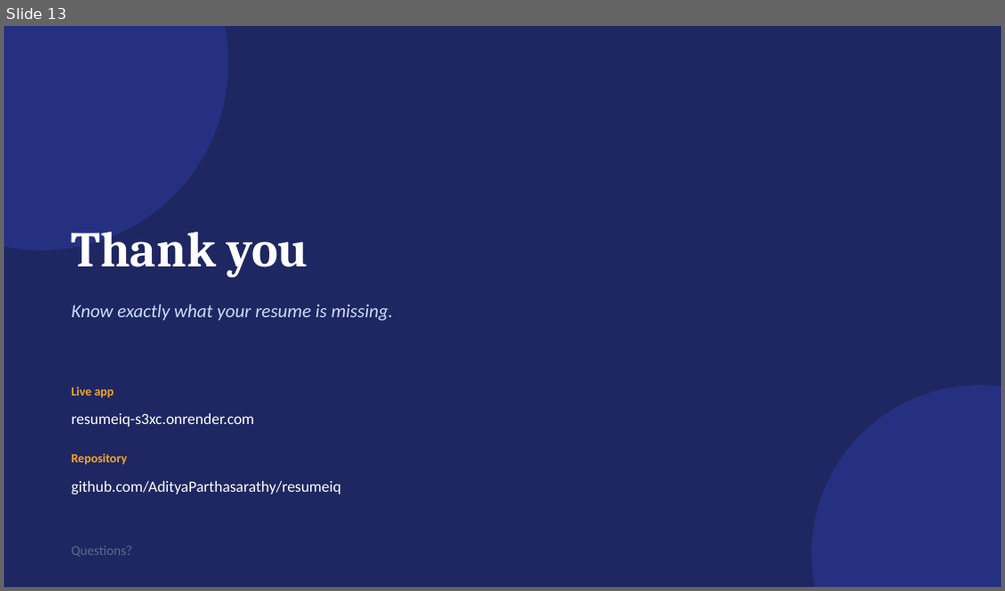
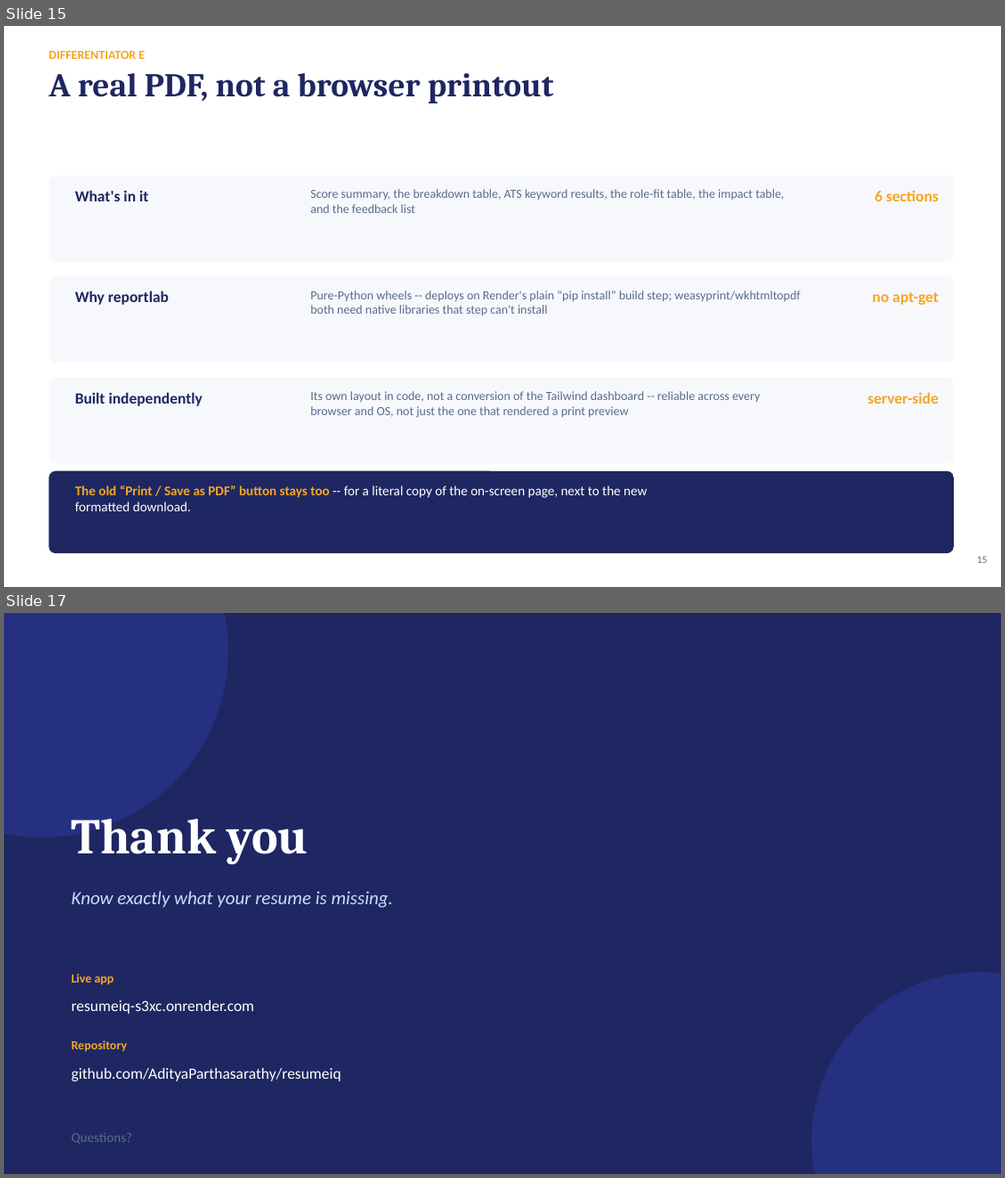
Before and after one commit to AdityaParthasarathy/resumeiq, a slide deck: docs/ResumeIQ_Presentation.pptx. Shown one above the other, each under a label of ours: slide 13 before the commit, slides 15 and 17 after it; the slides between them are not shown. The pictures are 1005x591 and 1005x1178 pixels, drawn with LibreOffice and Linux fonts; fonts in the diff are those of the drawing. Boxes give left, top, right and bottom in pixels: in the first picture for what was removed or moved away, otherwise in the second. Text is boxed around its words. In the diff, an @@ line names an element or a change of style, - is before the commit and + after.

```diff
--- a/docs/ResumeIQ_Presentation.pptx
+++ b/docs/ResumeIQ_Presentation.pptx
@@ slide 15 added at box(4, 26, 1001, 587), background #FFFFFF @@
@@ text added at box(48, 51, 145, 59), 12 pt, text #F5A623, bold @@
+DIFFERENTIATOR E
@@ text added at box(48, 73, 554, 103), 32 pt, text #1E2761, bold @@
+A real PDF, not a browser printout
@@ rounded rectangle added at box(48, 176, 954, 262), fill #F7F8FC @@
@@ text added at box(75, 190, 148, 201), 15 pt, text #1E2761, bold @@
+What's in it
@@ text added at box(310, 189, 784, 213), 12 pt, text #5B6B8C @@
+Score summary, the breakdown table, ATS keyword results, the role-fit table, the impact table, and the feedback list
@@ text added at box(874, 191, 938, 201), 15 pt, text #F5A623, bold @@
+6 sections
@@ rounded rectangle added at box(48, 276, 954, 362), fill #F7F8FC @@
@@ text added at box(75, 290, 169, 305), 15 pt, text #1E2761, bold @@
+Why reportlab
@@ text added at box(310, 290, 800, 315), 12 pt, text #5B6B8C @@
+Pure-Python wheels -- deploys on Render's plain “pip install” build step; weasyprint/wkhtmltopdf both need native libraries that step can't install
@@ text added at box(872, 292, 938, 305), 15 pt, text #F5A623, bold @@
+no apt-get
@@ rounded rectangle added at box(48, 378, 954, 464), fill #F7F8FC @@
@@ text added at box(75, 392, 202, 406), 15 pt, text #1E2761, bold @@
+Built independently
@@ text added at box(310, 391, 760, 418), 12 pt, text #5B6B8C @@
+Its own layout in code, not a conversion of the Tailwind dashboard -- reliable across every browser and OS, not just the one that rendered a print preview
@@ text added at box(867, 392, 938, 403), 15 pt, text #F5A623, bold @@
+server-side
@@ rounded rectangle added at box(48, 471, 954, 553), fill #1E2761 @@
@@ text added at box(75, 485, 647, 511), 13 pt, text #FFFFFF @@
+The old “Print / Save as PDF” button stays too -- for a literal copy of the on-screen page, next to the new formatted download.
@@ text added at box(977, 556, 987, 563), 10 pt, text #5B6B8C @@
+15
@@ what was slide 13 is now slide 17 @@
```
Also in this commit, not shown: 5 slides changed, 3 other slides added, 2 other files.
